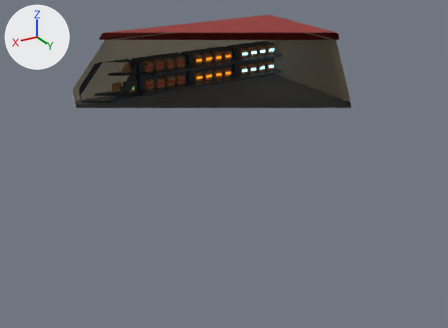
The glTF model public/models/second_floor.glb as it was, and as the next commit left it.
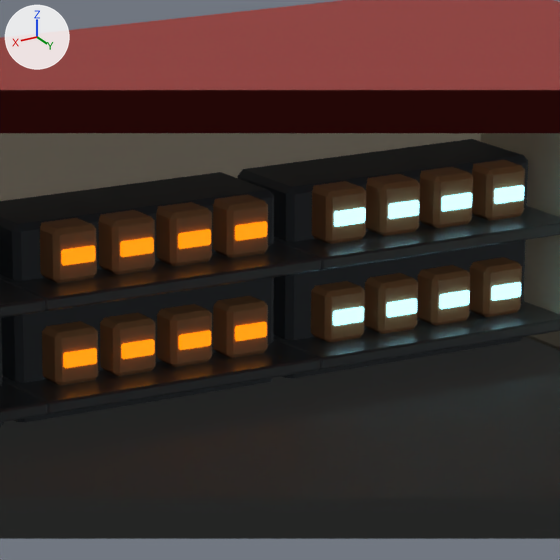
Old and new are each drawn whole from a 50 mm lens placed at (11.52, 16.55, 10.95), pointed at (0.83, -1.27, 2.04) and again close up on the part from 42% to 63% of the width and 5% to 34% of the height. The lights are fixed; the arrows at upper left show +X, +Y and +Z. The last two pictures show the newer version. Everything nearer to the camera than a plane just in front of the edit is cut away. Where no turn or scale is listed for an object, it has been applied to the vertices.

Names of what the first close-up shows: 'CoffeeStockRack', 'CoffeeStockShelf', 'CoffeeStockShelf.001', 'SnackStockCarton', 'SnackStockCarton.006', 'SnackStockRack', 'SnackStockShelf', 'SnackStockShelf.001', 'UpperBackWall', 'UpperFloor', 'UpperLeftWall', 'UpperRoof' and 33 more.
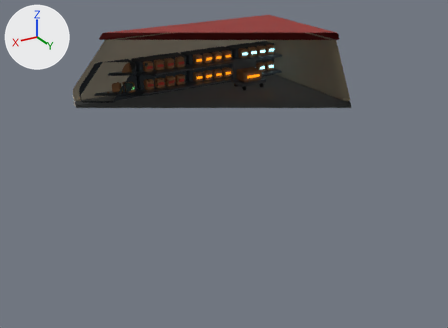
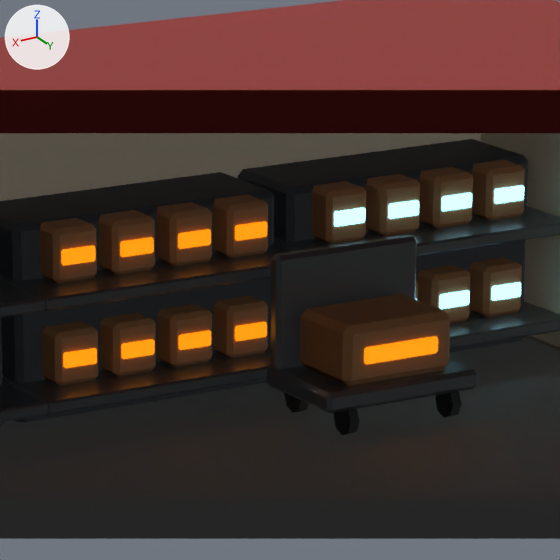
Where the change shows, as pixel boxes [x1, y1, x2, y2] in the close-ups (560 x 560 px):
'UpgradeCartFrame', added
    after: [271, 234, 417, 369]
'UpgradeCartBox', added (brown)
    after: [300, 294, 450, 386]
'UpgradeCartDeck', added
    after: [266, 359, 478, 413]
'UpgradeCartBoxBand', added (orange)
    after: [364, 336, 438, 365]
'UpgradeCartWheel.001', added (black)
    after: [334, 409, 359, 435]
'UpgradeCartWheel', added (black)
    after: [435, 391, 461, 417]
'UpgradeCartWheel.003', added
    after: [284, 393, 308, 413]
'CoffeeStockCarton.003', unchanged, covered by the edit
    before: [311, 281, 365, 342]
'CoffeeStockCarton.002', unchanged, covered by the edit
    before: [364, 273, 418, 334]
    after: [416, 281, 418, 300]

What changed in the scene script:
```text
Add mat_rubber:
    mat_rubber = principled_material('Rubber')
    mat_rubber.base_color = (0.012, 0.014, 0.016)  # black #1d1f22
    mat_rubber.roughness = 0.72
Add me_cylinder_003:
    me_cylinder_003.from_pydata(...)  # an 8-sided cylinder along x spanning x -0.035..0.035, y -0.11..0.11, z -0.11..0.11
    me_cylinder_003.materials.append(mat_rubber)  # black #1d1f22
Add me_cube_104_1:
    me_cube_104_1.from_pydata(...)  # 24 vertices, 44 faces; spans x -0.58..0.58, y -0.06..0.06, z -0.42..0.42
    me_cube_104_1.materials.append(mat_metal)  # grey #81898e
Add me_cube_103_1:
    me_cube_103_1.from_pydata(...)  # 24 vertices, 44 faces; spans x -0.62..0.62, y -0.42..0.42, z -0.07..0.07
    me_cube_103_1.materials.append(mat_metal)  # grey #81898e
Add me_cube_108_1:
    me_cube_108_1.from_pydata(...)  # 24 vertices, 44 faces; spans x -0.3..0.3, y -0.02..0.02, z -0.06..0.06
    me_cube_108_1.materials.append(mat_safety_yellow)  # orange #ffb835, glowing orange #ff8d00
Add me_cube_107_1:
    me_cube_107_1.from_pydata(...)  # 24 vertices, 44 faces; spans x -0.44..0.44, y -0.32..0.32, z -0.21..0.21
    me_cube_107_1.materials.append(mat_cardboard)  # brown #a6764b
Add ob_upgradecartwheel_003:
    ob_upgradecartwheel_003 = bpy.data.objects.new('UpgradeCartWheel.003', me_cylinder_003)
    ob_upgradecartwheel_003.location = (-1.78, -4.66, 3.83)
Add ob_upgradecartwheel_001:
    ob_upgradecartwheel_001 = bpy.data.objects.new('UpgradeCartWheel.001', me_cylinder_003.copy())
    ob_upgradecartwheel_001.location = (-1.78, -4.02, 3.83)
Add ob_upgradecartwheel:
    ob_upgradecartwheel = bpy.data.objects.new('UpgradeCartWheel', me_cylinder_003.copy())
    ob_upgradecartwheel.location = (-2.62, -4.02, 3.83)
Add ob_upgradecartframe:
    ob_upgradecartframe = bpy.data.objects.new('UpgradeCartFrame', me_cube_104_1)
    ob_upgradecartframe.location = (-2.2, -4.72, 4.42)
Add ob_upgradecartdeck:
    ob_upgradecartdeck = bpy.data.objects.new('UpgradeCartDeck', me_cube_103_1)
    ob_upgradecartdeck.location = (-2.2, -4.35, 3.98)
Add ob_upgradecartboxband:
    ob_upgradecartboxband = bpy.data.objects.new('UpgradeCartBoxBand', me_cube_108_1)
    ob_upgradecartboxband.location = (-2.2, -3.99, 4.26)
Add ob_upgradecartbox:
    ob_upgradecartbox = bpy.data.objects.new('UpgradeCartBox', me_cube_107_1)
    ob_upgradecartbox.location = (-2.2, -4.32, 4.26)
```
